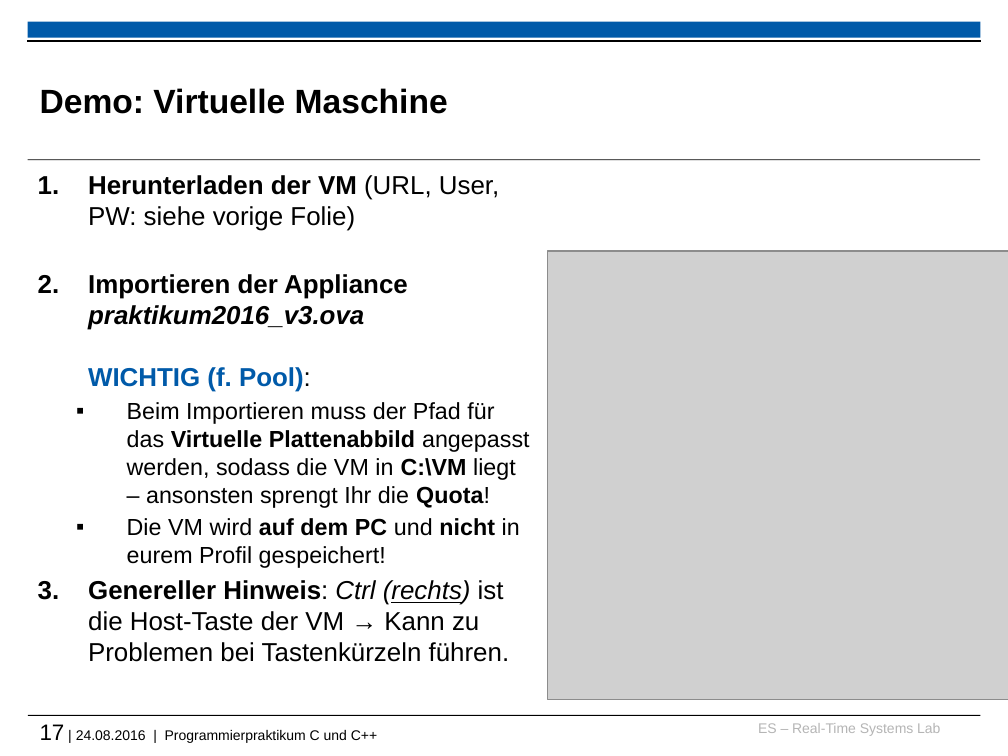
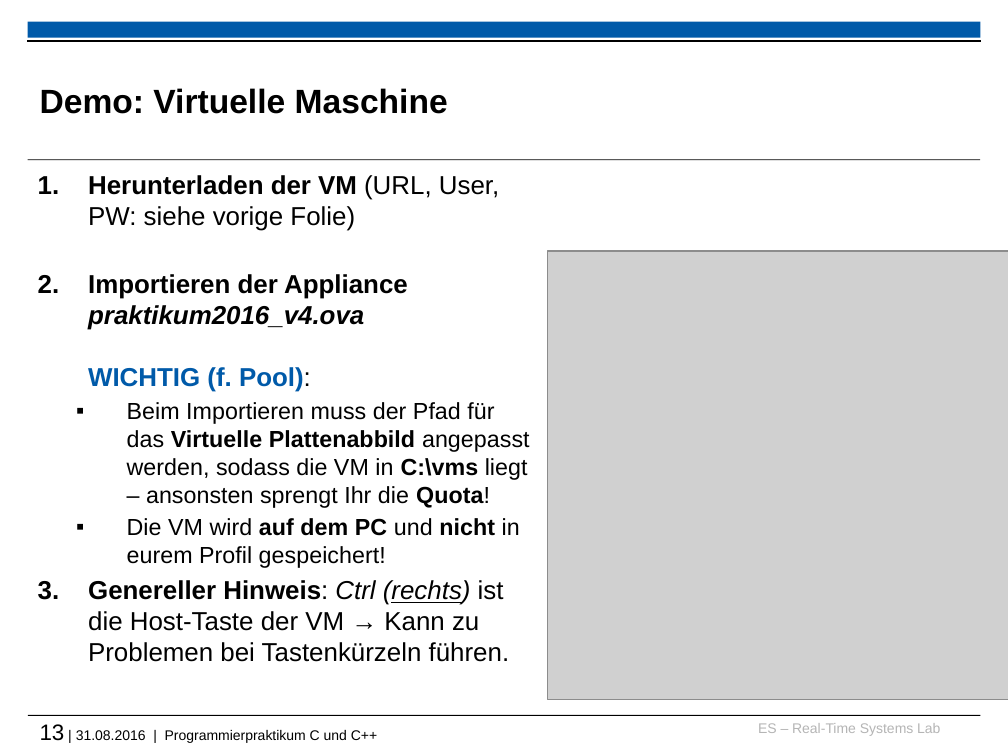
Before and after one commit to h82k/tud-cppp, a slide deck: slide 13 of cppp_lecture.pptx (slide 17 before the commit). Drawn at 1008x756 pixels with LibreOffice and Linux fonts; fonts in the diff are those of the drawing; grey boxes stand for pictures; background and template pictures are left out. Boxes give left, top, right and bottom in pixels: in the first picture for what was removed or moved away, otherwise in the second. Text is boxed around its words. In the diff, an @@ line names an element or a change of style, - is before the commit and + after.

```diff
--- a/cppp_lecture.pptx
+++ b/cppp_lecture.pptx
@@ text at bbox=[88, 274, 530, 508]: text changed; bold on @@
-2. Importieren der Appliance praktikum2016_v3.ova
-   WICHTIG (f. Pool):
-  ▪ Beim Importieren muss der Pfad für das Virtuelle Plattenabbild angepasst werden, sodass die VM in C:\VM liegt – ansonsten sprengt Ihr die Quota!
+2. Importieren der Appliance praktikum2016_v4.ova
+   WICHTIG (f. Pool):
+  ▪ Beim Importieren muss der Pfad für das Virtuelle Plattenabbild angepasst werden, sodass die VM in C:\vms liegt – ansonsten sprengt Ihr die Quota!
@@ text at bbox=[40, 724, 377, 743]: text changed @@
-17 | 24.08.2016 | Programmierpraktikum C und C++
+13 | 31.08.2016 | Programmierpraktikum C und C++
```
Also in this commit, not shown: 25 other slides changed, 2 slides added, 1 slide removed, 1 other file.
